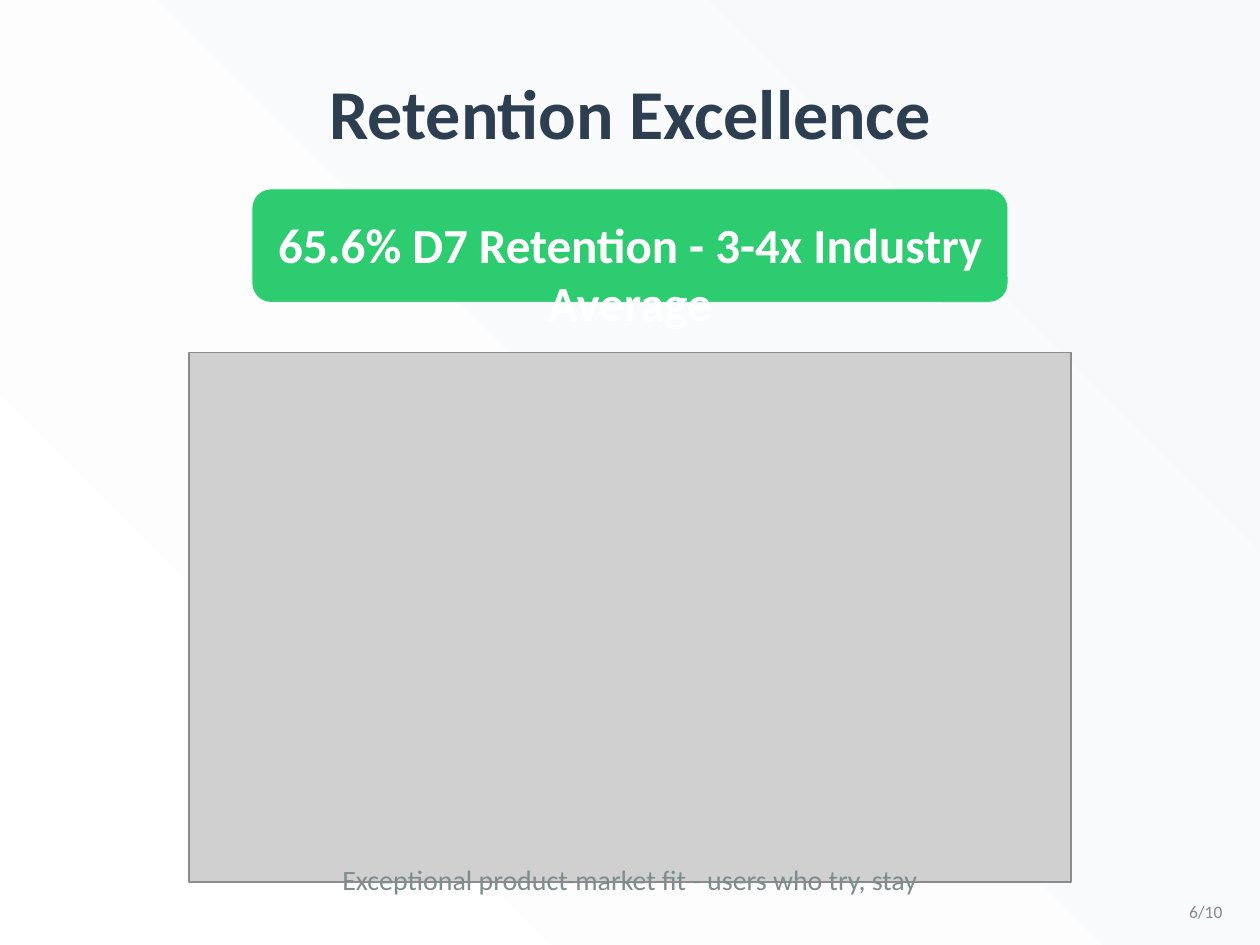
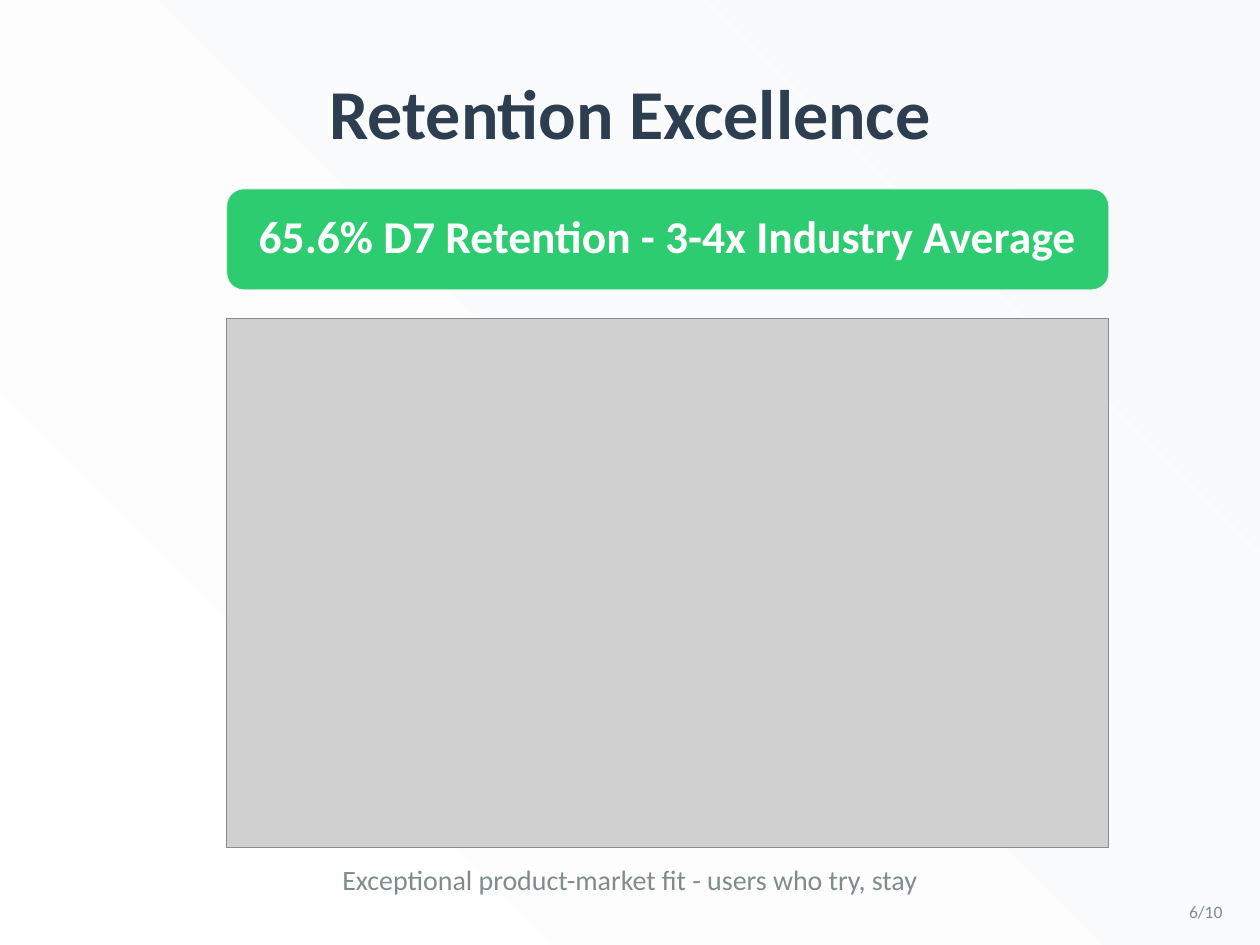
Before and after one commit to yiwei79/GameData_Analysis_Projects, a slide deck: slide 6 of Delivery 1 KPIs/Deliverables/Game_Analytics_Presentation.pptx. Drawn at 1260x945 pixels with LibreOffice and Linux fonts; fonts in the diff are those of the drawing; grey boxes stand for pictures. Boxes give left, top, right and bottom in pixels: in the first picture for what was removed or moved away, otherwise in the second. Text is boxed around its words. In the diff, an @@ line names an element or a change of style, - is before the commit and + after.

```diff
--- a/Delivery 1 KPIs/Deliverables/Game_Analytics_Presentation.pptx
+++ b/Delivery 1 KPIs/Deliverables/Game_Analytics_Presentation.pptx
@@ text "65.6% D7 Retention - 3-4x ..." moved from (x1=278, y1=228, x2=981, y2=302) to (x1=259, y1=221, x2=1075, y2=261) @@
@@ text "65.6% D7 Retention - 3-4x ..." at (x1=259, y1=221, x2=1075, y2=261): size 28 to 26 pt @@
@@ rounded rectangle resized from (x1=252, y1=189, x2=1008, y2=302) to (x1=227, y1=189, x2=1109, y2=290) @@
@@ picture moved from (x1=189, y1=353, x2=1071, y2=882) to (x1=227, y1=319, x2=1109, y2=848) @@
```
Also in this commit, not shown: 6 other slides changed, 2 other files.
